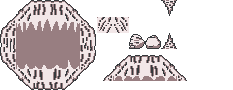
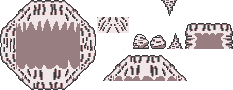
Before/after of a (233, 90) layered artwork. What changed in the layer stack:
painted on "Pintar camada 1" over 124, 23, 233, 50
